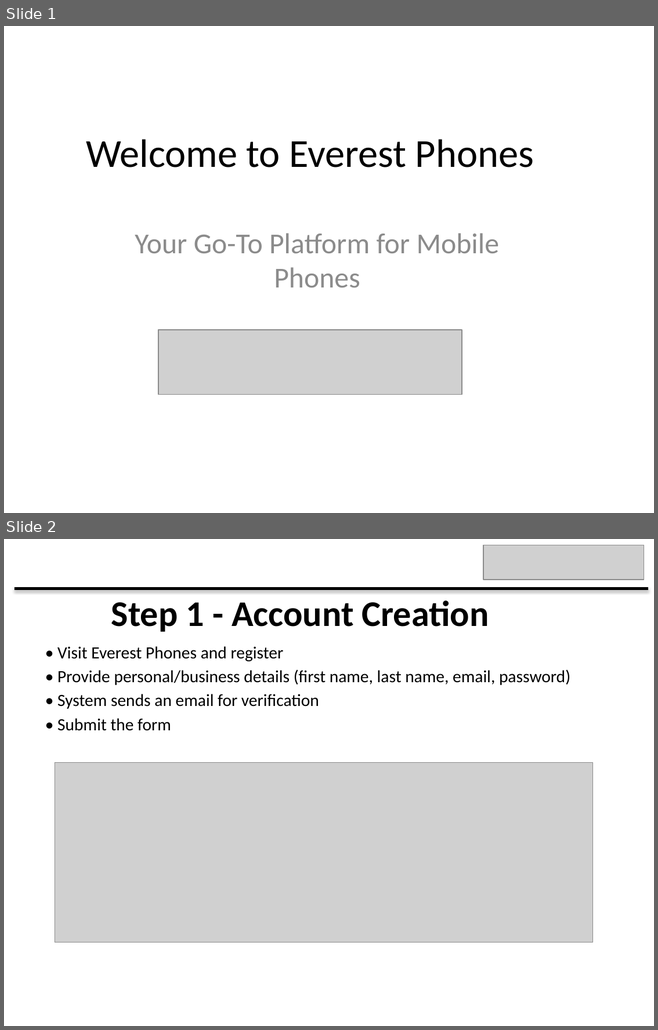
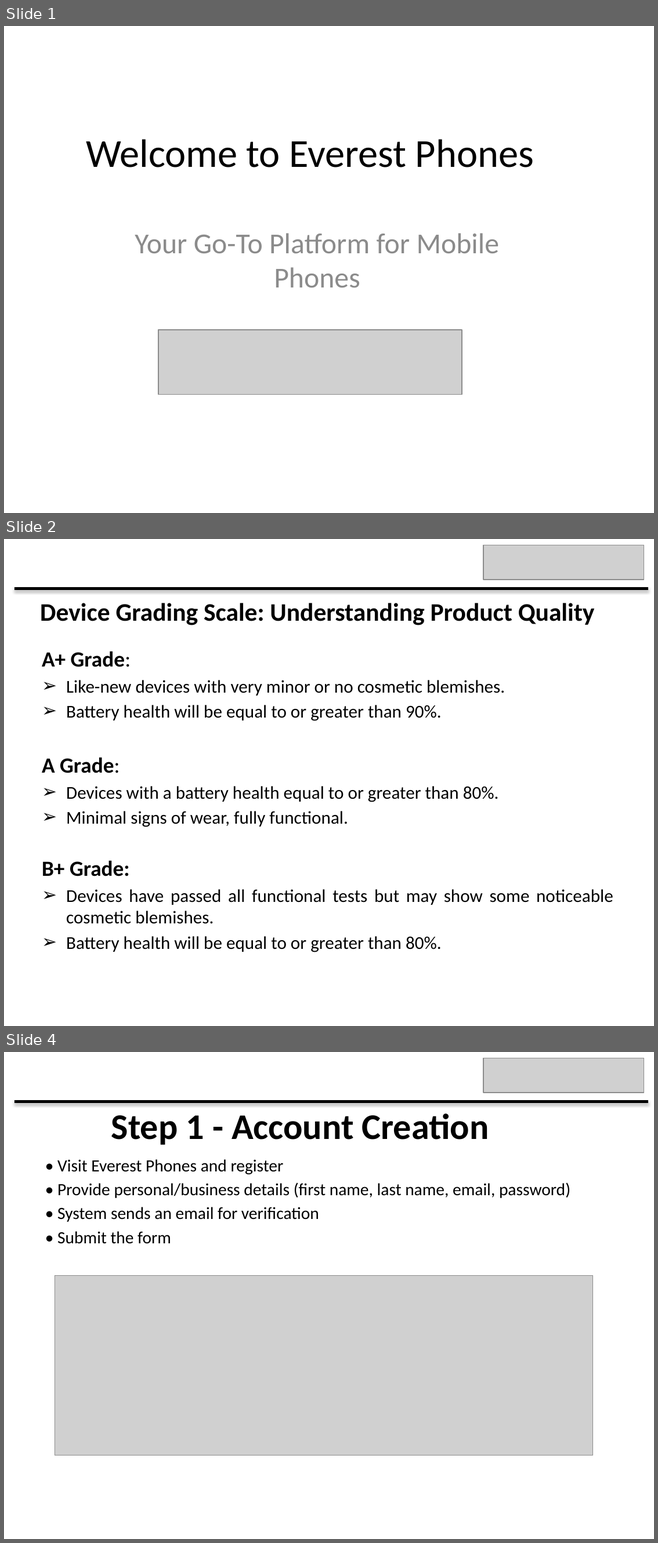
Before and after one commit to bidhan948/EP-PRESNETATION, a slide deck: Everest_Phones_Final_Presentation.pptx. Shown one above the other, each under a label of ours: slides 1 and 2 before the commit, slides 1, 2 and 4 after it; the slides between them are not shown. The pictures are 658x1030 and 658x1543 pixels, drawn with LibreOffice and Linux fonts; fonts in the diff are those of the drawing; grey boxes stand for pictures. Boxes give left, top, right and bottom in pixels: in the first picture for what was removed or moved away, otherwise in the second. Text is boxed around its words. In the diff, an @@ line names an element or a change of style, - is before the commit and + after.

```diff
--- a/Everest_Phones_Final_Presentation.pptx
+++ b/Everest_Phones_Final_Presentation.pptx
@@ slide 2 added at (x1=4, y1=539, x2=654, y2=1026), background #FFFFFF @@
@@ picture added at (x1=484, y1=545, x2=644, y2=580) @@
@@ line added from (14, 588) to (648, 588), #000000 3 pt @@
@@ title added at (x1=40, y1=603, x2=594, y2=625), 28 pt, text #000000, bold @@
+Device Grading Scale: Understanding Product Quality
@@ text added at (x1=42, y1=651, x2=613, y2=953), 20 pt, text #000000 @@
+A+ Grade:
+➢ Like-new devices with very minor or no cosmetic blemishes.
+➢ Battery health will be equal to or greater than 90%.
+A Grade:
+➢ Devices with a battery health equal to or greater than 80%.
+➢ Minimal signs of wear, fully functional.
+B+ Grade:
+➢ Devices have passed all functional tests but may show some noticeable cosmetic blemishes.
+➢ Battery health will be equal to or greater than 80%.
@@ what was slide 2 is now slide 4 @@
```
Also in this commit, not shown: 1 slide changed, 2 other slides added.
